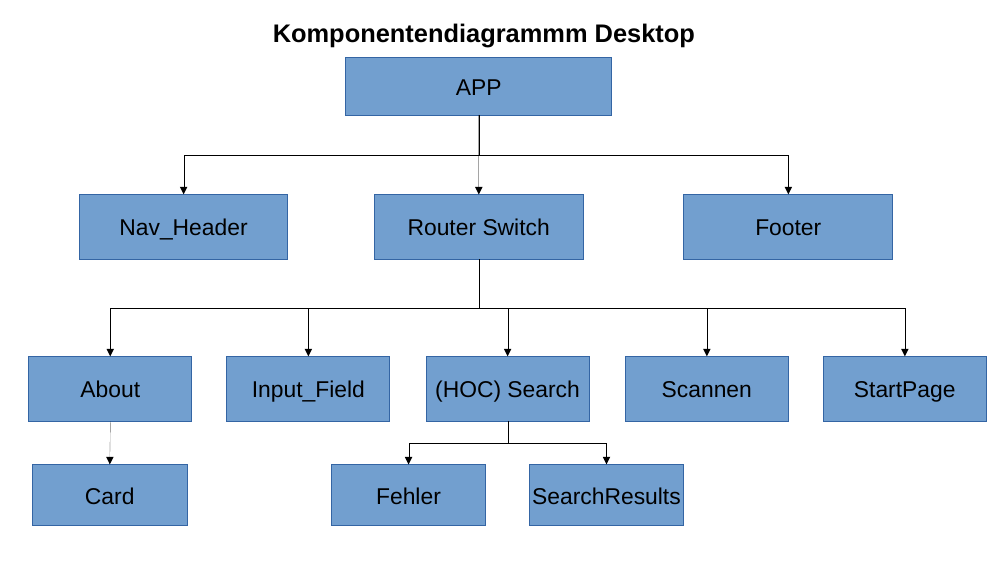
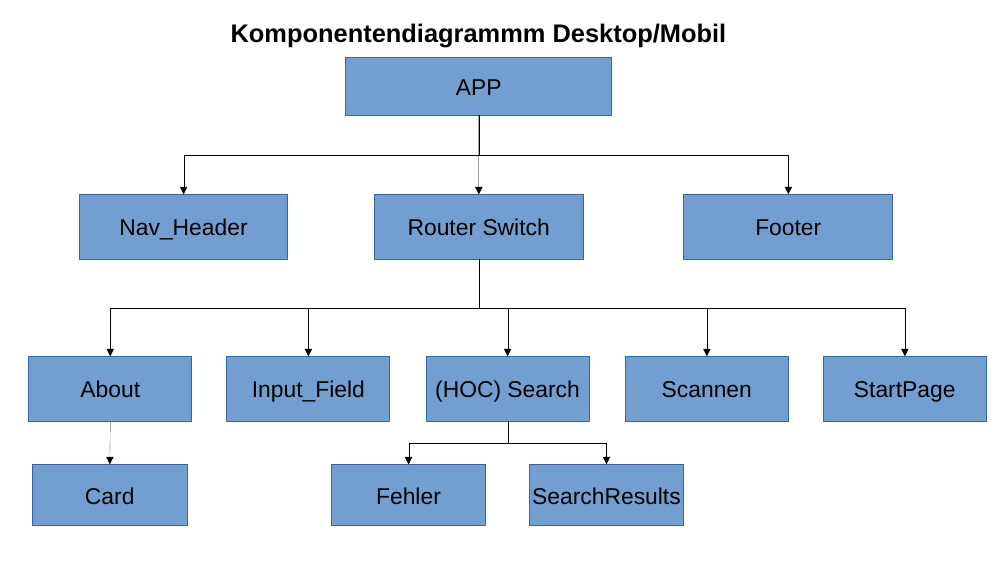
Before and after one commit to HolgerZerbe/foodata, a slide deck: slide 1 of concept/textdateien/Foodata Komponentendiagramm.odp. Drawn at 1008x567 pixels with LibreOffice and Linux fonts; fonts in the diff are those of the drawing. Boxes give left, top, right and bottom in pixels: in the first picture for what was removed or moved away, otherwise in the second. Text is boxed around its words. In the diff, an @@ line names an element or a change of style, - is before the commit and + after.

Commit message:
Überschrift geändert

```diff
--- a/concept/textdateien/Foodata Komponentendiagramm.odp
+++ b/concept/textdateien/Foodata Komponentendiagramm.odp
@@ text at [231, 23, 727, 47]: text changed @@
-Komponentendiagrammm Desktop
+Komponentendiagrammm Desktop/Mobil
```
